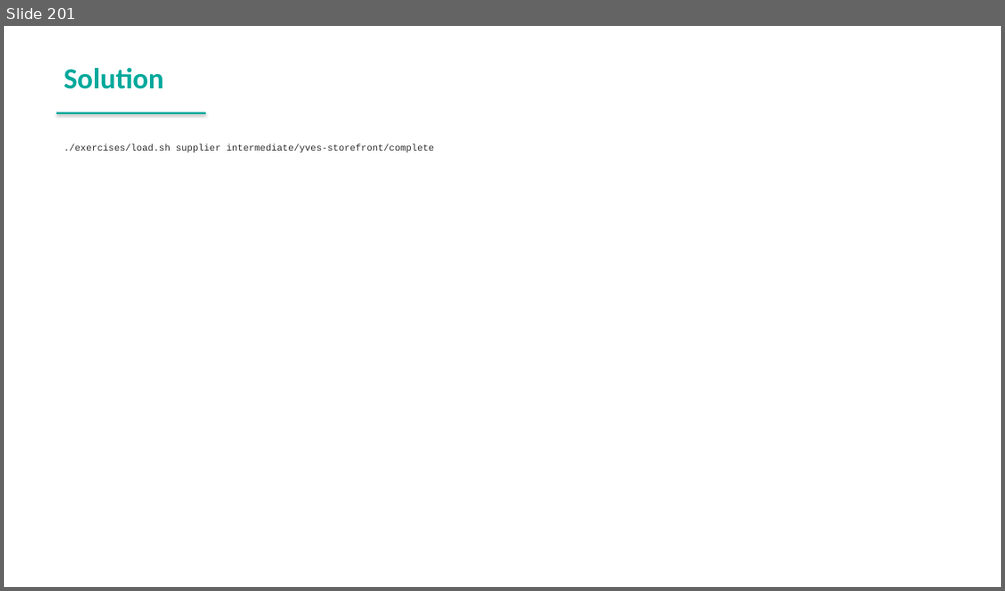
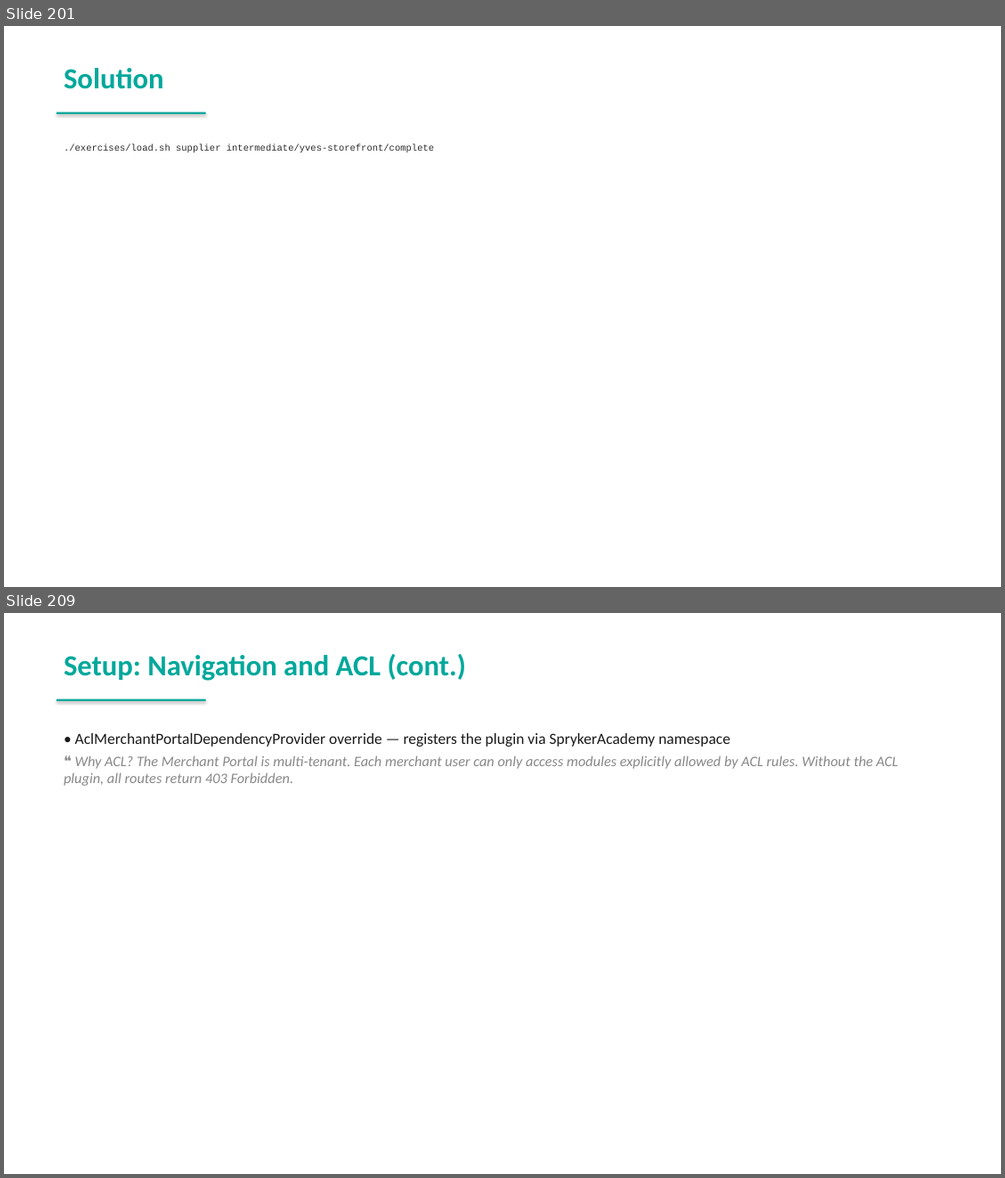
Before and after one commit to spryker-academy/instructor-exercises, a slide deck: guides-pptx/spryker-academy-professional.pptx. Shown one above the other, each under a label of ours: slide 201 before the commit, slides 201 and 209 after it; the slides between them are not shown. The pictures are 1005x591 and 1005x1178 pixels, drawn with LibreOffice and Linux fonts; fonts in the diff are those of the drawing. Boxes give left, top, right and bottom in pixels: in the first picture for what was removed or moved away, otherwise in the second. Text is boxed around its words. In the diff, an @@ line names an element or a change of style, - is before the commit and + after.

```diff
--- a/guides-pptx/spryker-academy-professional.pptx
+++ b/guides-pptx/spryker-academy-professional.pptx
@@ slide 209 added at bbox=[4, 613, 1001, 1174], background #FFFFFF @@
@@ text added at bbox=[64, 654, 467, 681], 28 pt, text #00A89B, bold @@
+Setup: Navigation and ACL (cont.)
@@ rectangle added at bbox=[57, 699, 206, 701], fill #00A89B @@
@@ text added at bbox=[64, 733, 898, 786], 14 pt, text #888888, italic @@
+• AclMerchantPortalDependencyProvider override — registers the plugin via SprykerAcademy namespace
+❝ Why ACL? The Merchant Portal is multi-tenant. Each merchant user can only access modules explicitly allowed by ACL rules. Without the ACL plugin, all routes return 403 Forbidden.
```
Also in this commit, not shown: 2 slides changed, 45 other slides added, 14 other files.
